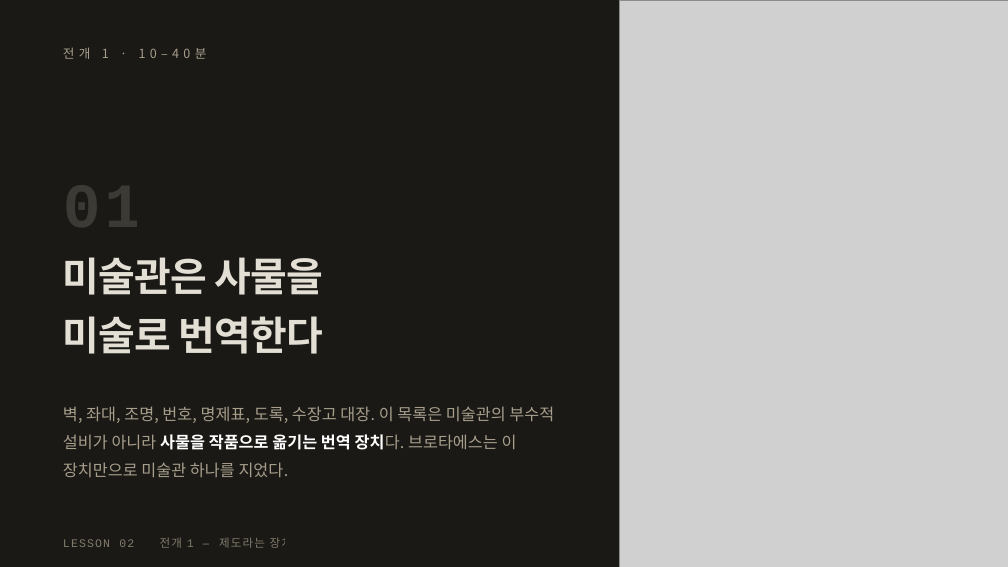
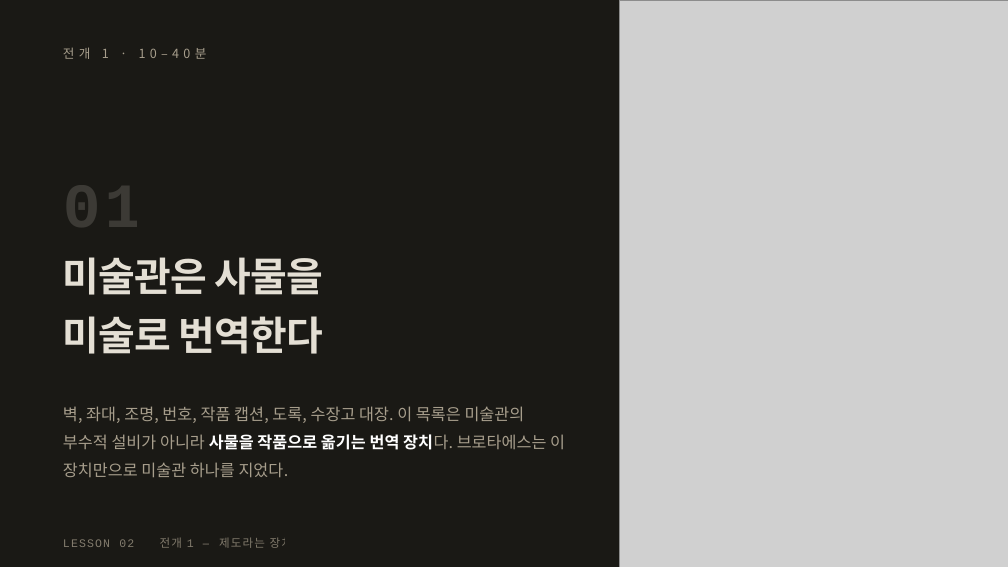
Before and after one commit to miran-artcode/museum, a slide deck: slide 6 of ppt/2차시_학생용_무엇이_미술이_되는가.pptx. Drawn at 1008x567 pixels with LibreOffice and Linux fonts; fonts in the diff are those of the drawing; grey boxes stand for pictures; background and template pictures are left out. Boxes give left, top, right and bottom in pixels: in the first picture for what was removed or moved away, otherwise in the second. Text is boxed around its words. In the diff, an @@ line names an element or a change of style, - is before the commit and + after.

Commit message:
체크포인트 — 캡션 두 장 비교 자료 작업 전 저장

```diff
--- a/ppt/2차시_학생용_무엇이_미술이_되는가.pptx
+++ b/ppt/2차시_학생용_무엇이_미술이_되는가.pptx
@@ text at [63, 406, 565, 477]: text changed @@
-벽, 좌대, 조명, 번호, 명제표, 도록, 수장고 대장. 이 목록은 미술관의 부수적 설비가 아니라 사물을 작품으로 옮기는 번역 장치다. 브로타에스는 이 장치만으로 미술관 하나를 지었다.
+벽, 좌대, 조명, 번호, 작품 캡션, 도록, 수장고 대장. 이 목록은 미술관의 부수적 설비가 아니라 사물을 작품으로 옮기는 번역 장치다. 브로타에스는 이 장치만으로 미술관 하나를 지었다.
```
Also in this commit, not shown: 11 other slides changed, 40 other files.
